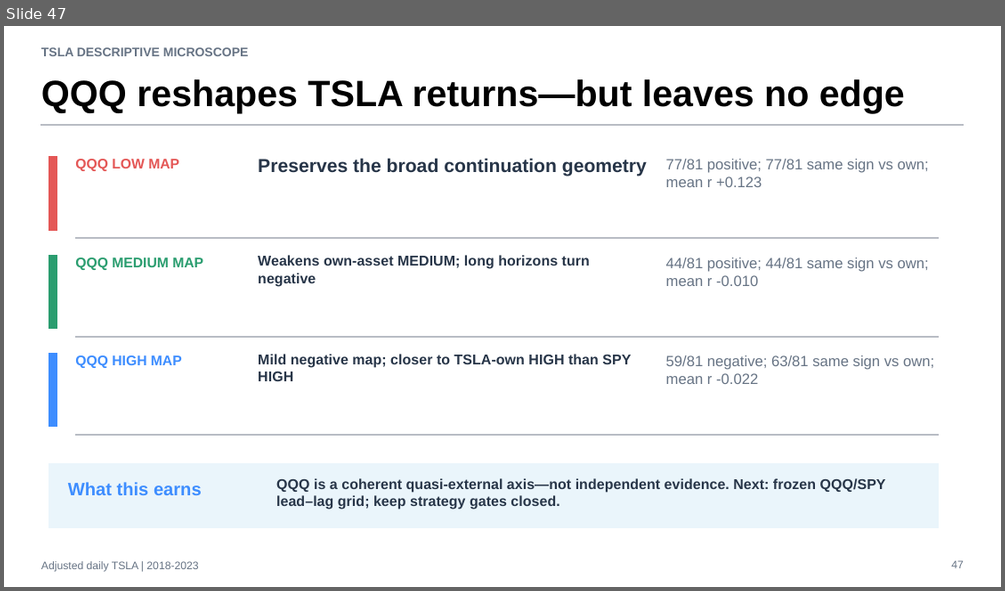
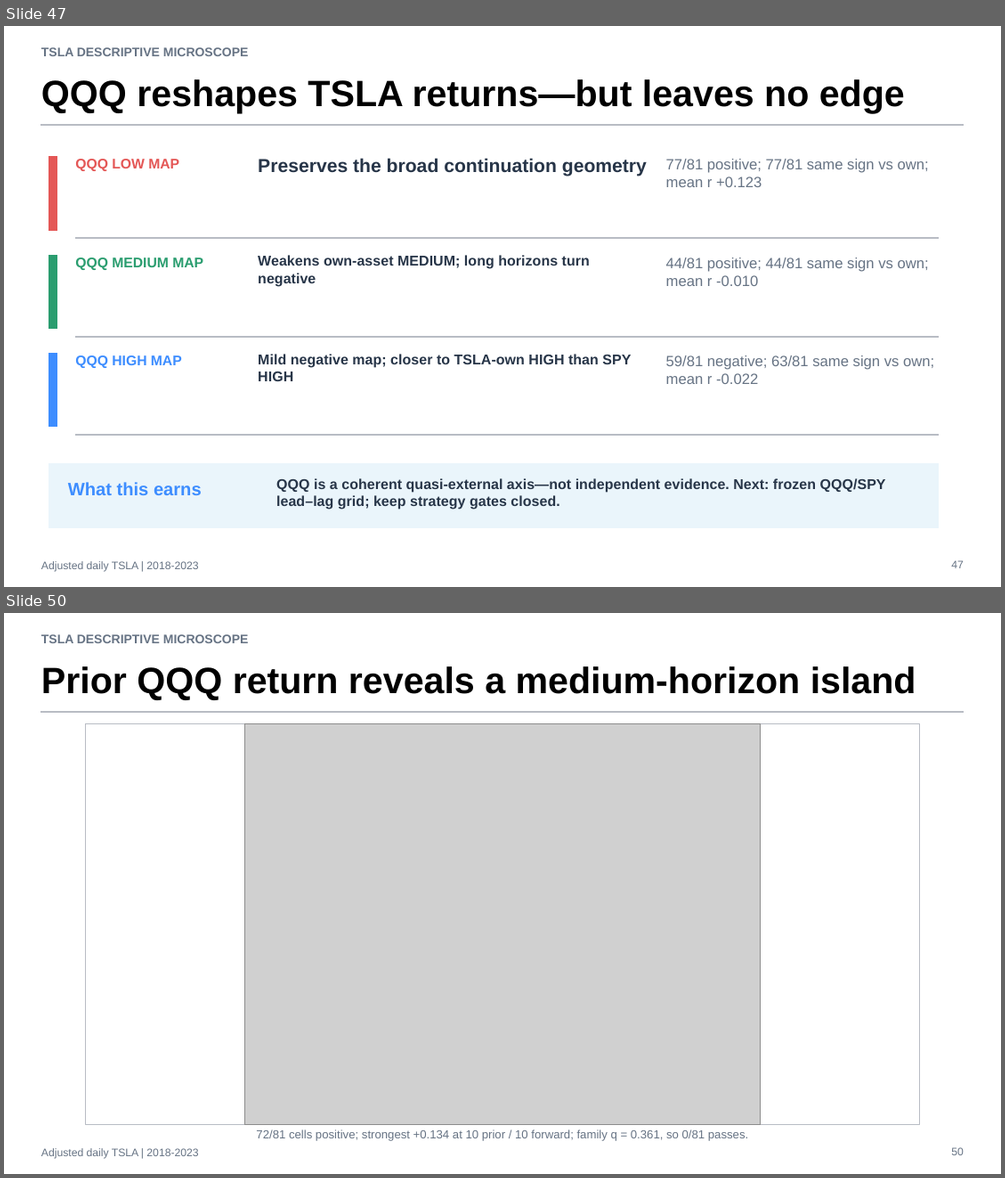
Before and after one commit to Francisc0Franc0/Time-Series-Modeling-Gen5, a slide deck: operator_hypothesis_lab/presentations/tsla_descriptive_microscope_evidence.pptx. Shown one above the other, each under a label of ours: slide 47 before the commit, slides 47 and 50 after it; the slides between them are not shown. The pictures are 1005x591 and 1005x1178 pixels, drawn with LibreOffice and Linux fonts; fonts in the diff are those of the drawing; grey boxes stand for pictures. Boxes give left, top, right and bottom in pixels: in the first picture for what was removed or moved away, otherwise in the second. Text is boxed around its words. In the diff, an @@ line names an element or a change of style, - is before the commit and + after.

Commit message:
Add QQQ SPY prior return slice

```diff
--- a/operator_hypothesis_lab/presentations/tsla_descriptive_microscope_evidence.pptx
+++ b/operator_hypothesis_lab/presentations/tsla_descriptive_microscope_evidence.pptx
@@ slide 50 added at [4,613,1001,1174], background #FFFFFF @@
@@ text added at [41,634,249,643], 12 pt, text #667384, bold @@
+TSLA DESCRIPTIVE MICROSCOPE
@@ text added at [41,666,916,700], 35.2 pt, text #000000, bold @@
+Prior QQQ return reveals a medium-horizon island
@@ rectangle added at [41,711,963,713], fill #B8BCC4, outline #B8BCC4 0 pt @@
@@ rectangle added at [86,723,919,1125], fill #FFFFFF, outline #B8BCC4 0.75 pt @@
@@ picture added at [245,723,760,1125] @@
@@ text added at [256,1129,748,1141], 11.2 pt, text #667384 @@
+72/81 cells positive; strongest +0.134 at 10 prior / 10 forward; family q = 0.361, so 0/81 passes.
@@ text added at [41,1148,198,1159], 10.5 pt, text #667384 @@
+Adjusted daily TSLA | 2018-2023
@@ text added at [951,1147,963,1155], 10.5 pt, text #667384 @@
+50
```
Also in this commit, not shown: 5 other slides added, 4 other files.
